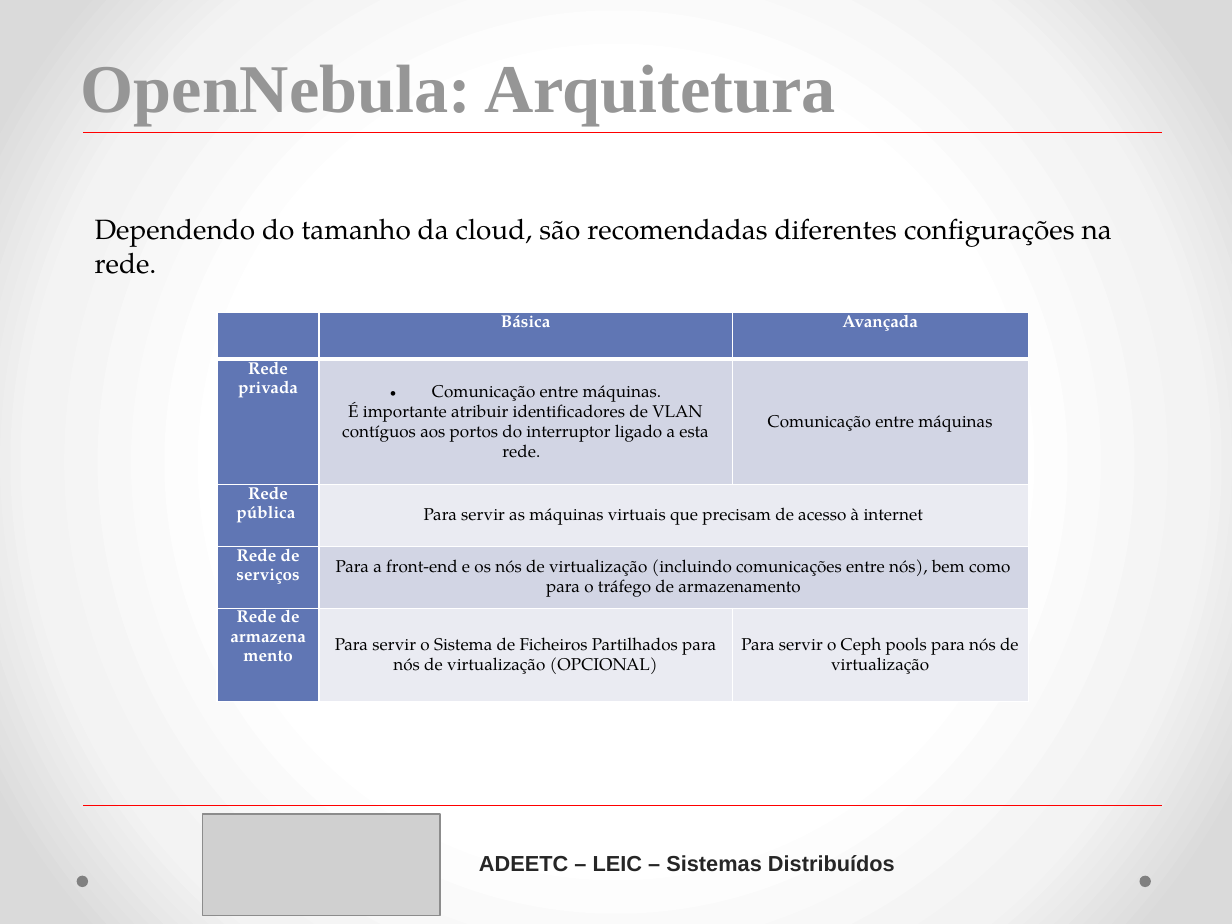
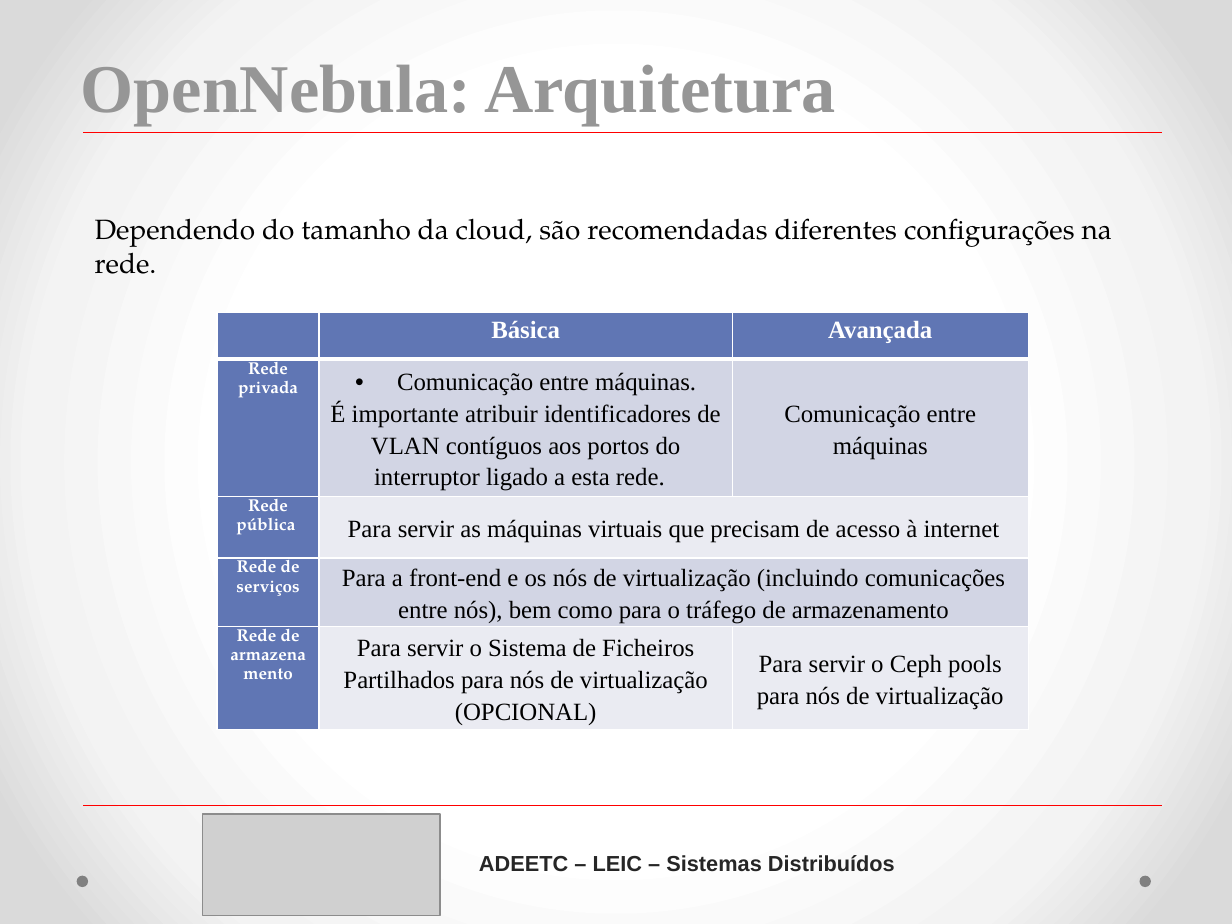
Before and after one commit to MFDM/SD, a slide deck: slide 14 of T2/Apresentação-T2.pptx. Drawn at 1232x924 pixels with LibreOffice and Linux fonts; fonts in the diff are those of the drawing; grey boxes stand for pictures. Boxes give left, top, right and bottom in pixels: in the first picture for what was removed or moved away, otherwise in the second. Text is boxed around its words. In the diff, an @@ line names an element or a change of style, - is before the commit and + after.

Commit message:
final

```diff
--- a/T2/Apresentação-T2.pptx
+++ b/T2/Apresentação-T2.pptx
@@ table at [217, 312, 1029, 729] @@
@@ size 11 to 16 pt, font TeX Gyre Pagella to Times New Roman in "Básica", "Avançada", "Comunicação entre máquinas.", "É importante atribuir identificadores de VLAN contíguos ..." and 5 more places @@
```
